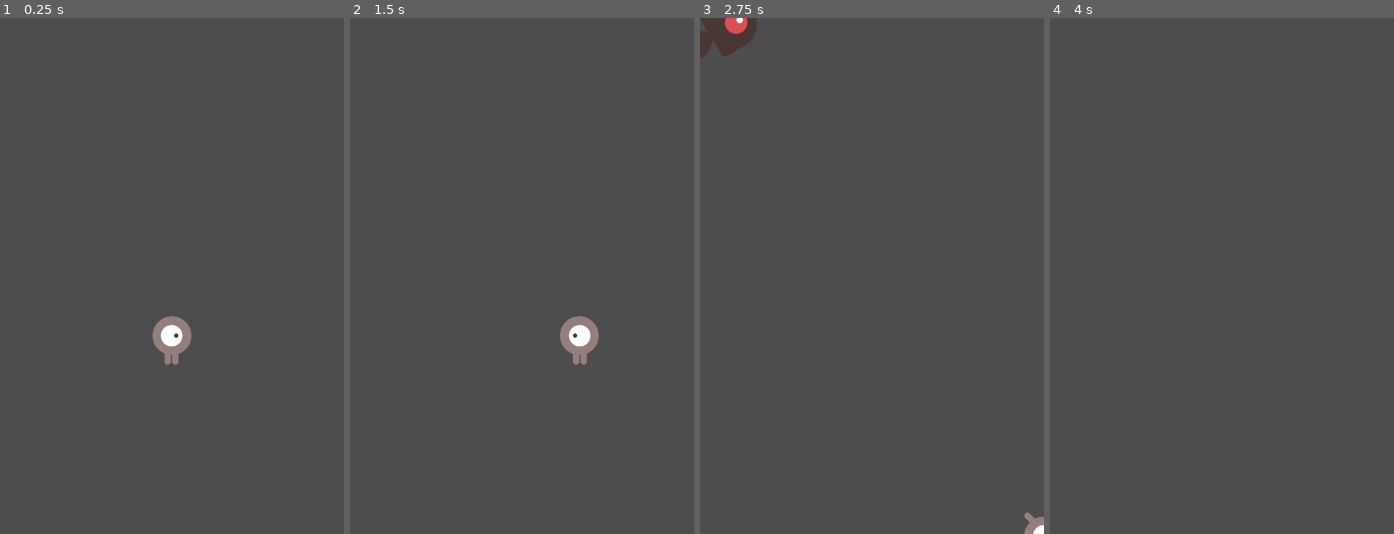
Above: before the commit, frames 1-4 (left to right).
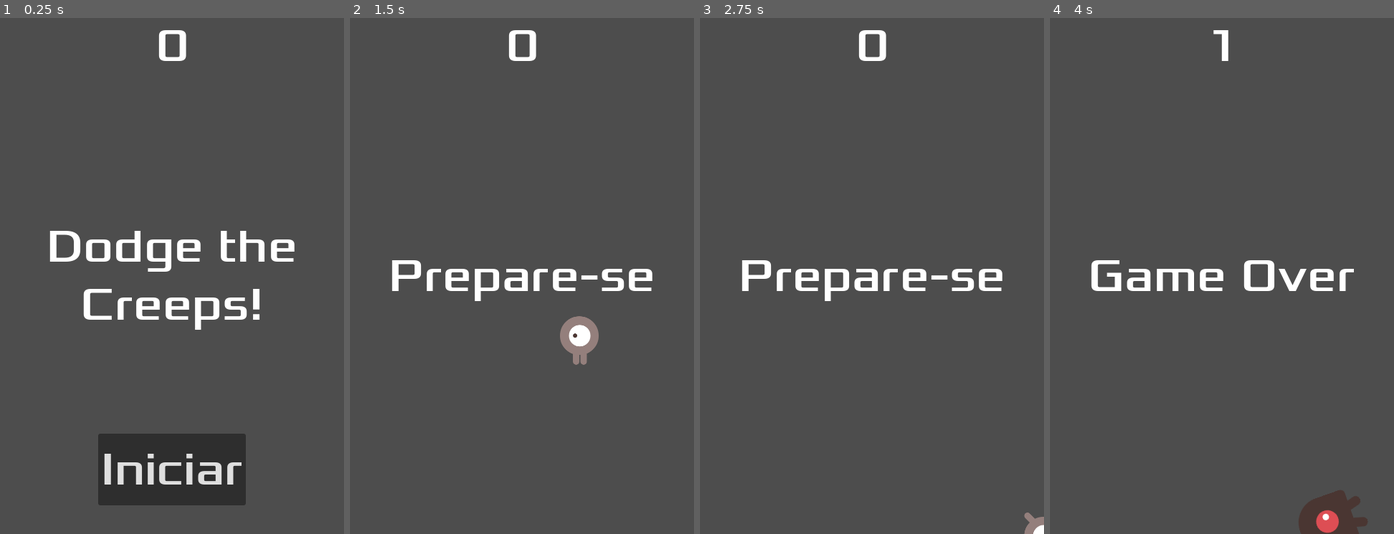
Above: after the commit, the same moments.

Repository: brenoASantana/dodge-the-creeps
Game: Godot game, scene res://main.tscn
The game is run twice, just before and just after one commit, with the same random seed, the same clock (stepped at 60 frames per second) and the same inputs.
Inputs (mouse positions are in pixels of both pictures, inside the frame that each line leads up to):
- Up to frame 1 (0.25 s): no input
- Up to frame 2 (1.5 s): click (522, 472) at 0.5 s, where only the run after the commit has a clickable "Iniciar"; tap Enter at 1.25 s; hold Right (move_right) from 1.28 s (still down)
- Up to frame 3 (2.75 s): release Right (move_right) at 2.03 s; hold Down (move_down) from 2.03 s (still down)
- Up to frame 4 (4 s): release Down (move_down) at 2.78 s; hold Right (move_right) 2.78-3.53 s; hold Up (move_up) from 3.53 s (still down)

The runs differ from the first frame. In frame 1, 9.9% of the frame differs, in the area x 14-86%, y 2-95%; in frame 2, 2.0%; in frame 3, 2.9%; in frame 4, 3.1%.

Commit message:
feat: implement HUD for score display and game messages

Diff:
--- /dev/null
+++ b/hud.gd
@@ -0,0 +1,39 @@
+extends CanvasLayer
+
+# Notifica o nó 'Main' que o botão foi pressionado
+signal start_game
+
+# Called when the node enters the scene tree for the first time.
+func _ready() -> void:
+	pass # Replace with function body.
+
+
+# Called every frame. 'delta' is the elapsed time since the previous frame.
+func _process(_delta: float) -> void:
+	pass
+
+func show_message(text):
+	$MessageLabel.text = text
+	$MessageLabel.show()
+	$MessageTimer.start()
+
+func show_game_over():
+	show_message("Game Over")
+	# Espera até o MessageTimer terminar a contagem
+	await $MessageTimer.timeout
+
+	$MessageLabel.text = "Dodge the Creeps!"
+	$MessageLabel.show()
+	# Cria um timer unitário e espera terminar
+	await get_tree().create_timer(1.0).timeout
+	$StartButton.show()
+
+func update_score(score):
+	$ScoreLabel.text = str(score)
+
+func _on_start_button_pressed():
+	$StartButton.hide()
+	start_game.emit()
+
+func _on_message_timer_timeout():
+	$Message.hide()
--- /dev/null
+++ b/hud.tscn
@@ -0,0 +1,62 @@
+[gd_scene format=3 uid="uid://cvqvw7ypmtpn2"]
+
+[ext_resource type="Script" uid="uid://d0hahp21scs4a" path="res://hud.gd" id="1_64ctp"]
+[ext_resource type="FontFile" uid="uid://dmnv4rxtk5c2s" path="res://fonts/Xolonium-Regular.ttf" id="2_8sq4i"]
+
+[node name="HUD" type="CanvasLayer" unique_id=1264929146]
+script = ExtResource("1_64ctp")
+
+[node name="ScoreLabel" type="Label" parent="." unique_id=614569434]
+anchors_preset = 5
+anchor_left = 0.5
+anchor_right = 0.5
+offset_left = -22.5
+offset_right = 22.5
+offset_bottom = 78.0
+grow_horizontal = 2
+theme_override_fonts/font = ExtResource("2_8sq4i")
+theme_override_font_sizes/font_size = 64
+text = "0"
+horizontal_alignment = 1
+vertical_alignment = 1
+
+[node name="MessageLabel" type="Label" parent="." unique_id=1795720861]
+anchors_preset = 8
+anchor_left = 0.5
+anchor_top = 0.5
+anchor_right = 0.5
+anchor_bottom = 0.5
+offset_left = -240.0
+offset_top = -120.0
+offset_right = 240.0
+offset_bottom = 120.0
+grow_horizontal = 2
+grow_vertical = 2
+theme_override_fonts/font = ExtResource("2_8sq4i")
+theme_override_font_sizes/font_size = 64
+text = "Dodge the Creeps!"
+horizontal_alignment = 1
+vertical_alignment = 1
+autowrap_mode = 2
+
+[node name="StartButton" type="Button" parent="." unique_id=863540027]
+anchors_preset = 7
+anchor_left = 0.5
+anchor_top = 1.0
+anchor_right = 0.5
+anchor_bottom = 1.0
+offset_left = -103.0
+offset_top = -140.0
+offset_right = 103.0
+offset_bottom = -40.0
+grow_horizontal = 2
+grow_vertical = 0
+theme_override_fonts/font = ExtResource("2_8sq4i")
+theme_override_font_sizes/font_size = 64
+text = "Iniciar"
+
+[node name="MessageTimer" type="Timer" parent="." unique_id=367796832]
+wait_time = 2.0
+one_shot = true
+
+[connection signal="pressed" from="StartButton" to="." method="_on_start_button_pressed"]
--- a/main.gd
+++ b/main.gd
@@ -5,7 +5,7 @@
 
 # Called when the node enters the scene tree for the first time.
 func _ready() -> void:
-	new_game()
+	pass
 
 # Called every frame. 'delta' is the elapsed time since the previous frame.
 func _process(_delta: float) -> void:
@@ -15,14 +15,21 @@
 func game_over() -> void:
 	$ScoreTimer.stop()
 	$MobTimer.stop()
+	$HUD.show_game_over()
 
 func new_game():
 	score = 0
 	$Player.start($StartPosition.position)
 	$StartTimer.start()
+	$HUD.update_score(score)
+	$HUD.show_message("Prepare-se")
+	get_tree().call_group("mobs", "queue_free")
 
 
 func _on_mob_timer_timeout() -> void:
+	# Apaga a mensagem quando o primero mob surgir
+	$HUD.show_message("")
+
 	# Cria uma instancia da Cena Mob
 	var mob = mob_scene.instantiate()
 
@@ -50,6 +57,7 @@
 
 func _on_score_timer_timeout() -> void:
 	score += 1
+	$HUD.update_score(score)
 
 
 func _on_start_timer_timeout() -> void:
--- a/main.tscn
+++ b/main.tscn
@@ -3,6 +3,7 @@
 [ext_resource type="Script" uid="uid://bfaexhaohh8qb" path="res://main.gd" id="1_0xm2m"]
 [ext_resource type="PackedScene" uid="uid://d2c1s3qmdi4ti" path="res://player.tscn" id="1_ig7tw"]
 [ext_resource type="PackedScene" uid="uid://0vhbdkgwmvp3" path="res://mob.tscn" id="2_h2yge"]
+[ext_resource type="PackedScene" uid="uid://cvqvw7ypmtpn2" path="res://hud.tscn" id="4_1bvp3"]
 
 [sub_resource type="Curve2D" id="Curve2D_0xm2m"]
 _data = {
@@ -33,7 +34,10 @@
 
 [node name="MobSpawnLocation" type="PathFollow2D" parent="MobPath" unique_id=1515809705]
 
+[node name="HUD" parent="." unique_id=1264929146 instance=ExtResource("4_1bvp3")]
+
 [connection signal="hit" from="Player" to="." method="game_over"]
 [connection signal="timeout" from="MobTimer" to="." method="_on_mob_timer_timeout"]
 [connection signal="timeout" from="ScoreTimer" to="." method="_on_score_timer_timeout"]
 [connection signal="timeout" from="StartTimer" to="." method="_on_start_timer_timeout"]
+[connection signal="start_game" from="HUD" to="." method="new_game"]
--- a/mob.tscn
+++ b/mob.tscn
@@ -47,7 +47,7 @@
 [sub_resource type="CircleShape2D" id="CircleShape2D_1qmh0"]
 radius = 41.0
 
-[node name="Mob" type="RigidBody2D" unique_id=1849379009]
+[node name="Mob" type="RigidBody2D" unique_id=1849379009 groups=["mobs"]]
 collision_mask = 0
 gravity_scale = 0.0
 script = ExtResource("1_1qmh0")
--- a/player.gd
+++ b/player.gd
@@ -41,8 +41,7 @@
 		$AnimatedSprite2D.flip_v = velocity.y > 0
 
 
-func _on_body_entered(body: Node2D) -> void:
-	print("acertou")
+func _on_body_entered(_body: Node2D) -> void:
 	hide() # Player desaparece após ser atingido
 	hit.emit()
 	# Must be deferred as we can't change physics properties on a physics callback.
Not shown, added: hud.gd.uid
